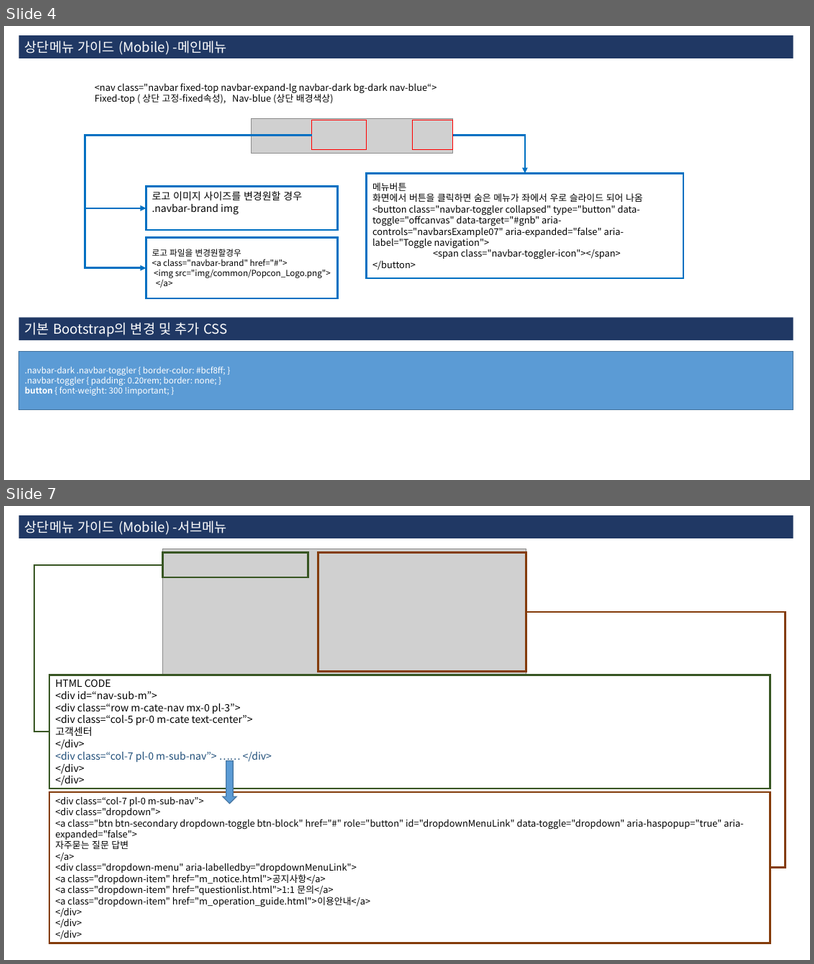
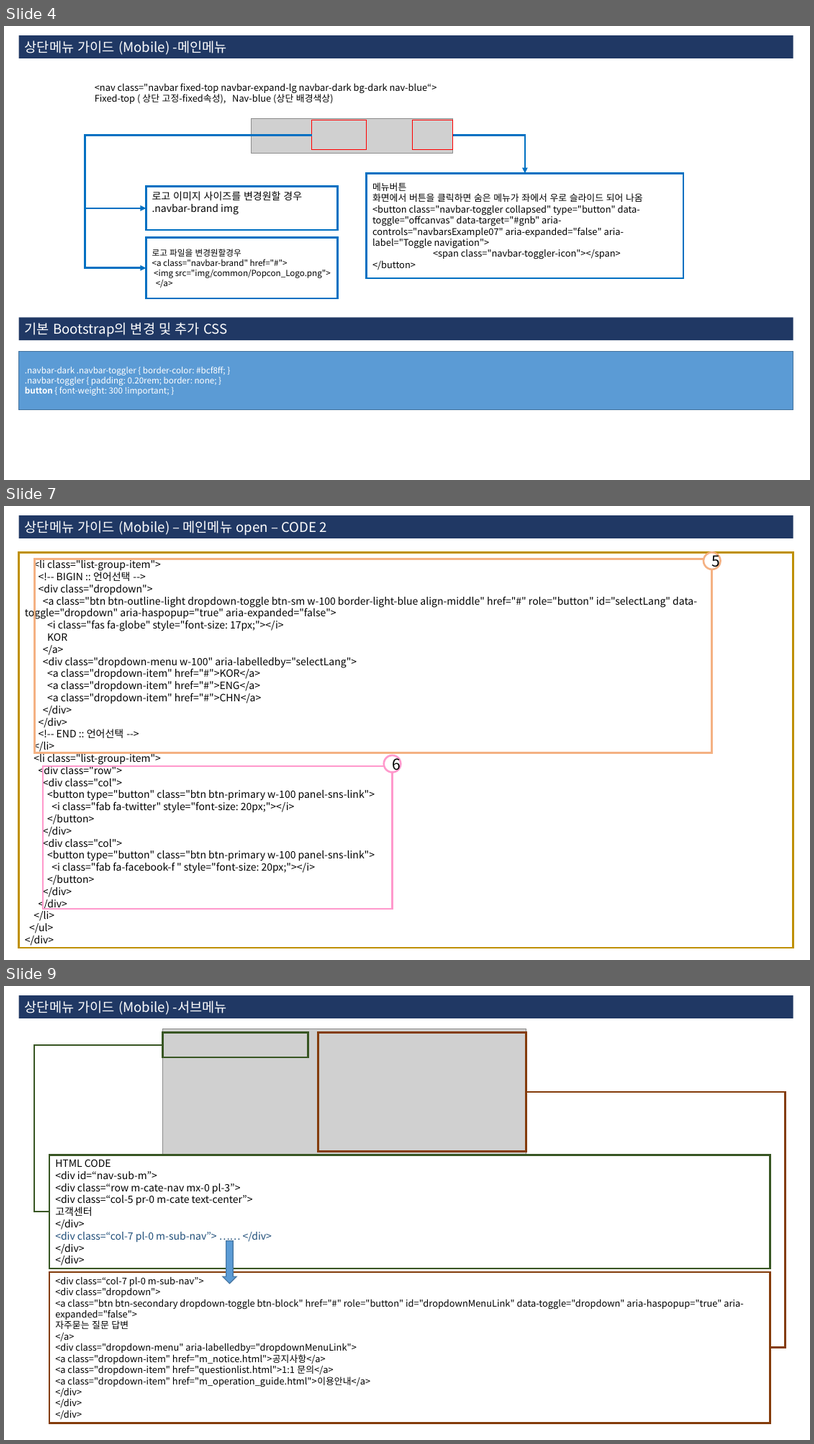
Before and after one commit to 3dwebart/html-publish, a slide deck: web/data/guide.pptx. Shown one above the other, each under a label of ours: slides 4 and 7 before the commit, slides 4, 7 and 9 after it; the slides between them are not shown. The pictures are 814x964 and 814x1444 pixels, drawn with LibreOffice and Linux fonts; fonts in the diff are those of the drawing; grey boxes stand for pictures. Boxes give left, top, right and bottom in pixels: in the first picture for what was removed or moved away, otherwise in the second. Text is boxed around its words. In the diff, an @@ line names an element or a change of style, - is before the commit and + after.

```diff
--- a/web/data/guide.pptx
+++ b/web/data/guide.pptx
@@ slide 7 added at (x1=4, y1=506, x2=810, y2=960), background #FFFFFF @@
@@ rectangle added at (x1=19, y1=515, x2=794, y2=538), fill #203864, 16 pt, text #FFFFFF @@
+상단메뉴 가이드 (Mobile) – 메인메뉴 open – CODE 2
@@ rectangle added at (x1=19, y1=553, x2=794, y2=947), fill #FFFFFF, outline #BF9000 2.25 pt, 12 pt, text #000000 @@
+<li class="list-group-item">
+<!-- BIGIN :: 언어선택 -->
+<div class="dropdown">
+<a class="btn btn-outline-light dropdown-toggle btn-sm w-100 border-light-blue align-middle" href="#" role="button" id="selectLang" data-toggle="dropdown" aria-haspopup="true" aria-expanded="false">
+<i class="fas fa-globe" style="font-size: 17px;"></i>
+KOR
+</a>
+<div class="dropdown-menu w-100" aria-labelledby="selectLang">
+<a class="dropdown-item" href="#">KOR</a>
+<a class="dropdown-item" href="#">ENG</a>
+<a class="dropdown-item" href="#">CHN</a>
+</div>
+</div>
+<!-- END :: 언어선택 -->
+</li>
+<li class="list-group-item">
+<div class="row">
+<div class="col">
+<button type="button" class="btn btn-primary w-100 panel-sns-link">
+<i class="fab fa-twitter" style="font-size: 20px;"></i>
+</button>
+</div>
+<div class="col">
+<button type="button" class="btn btn-primary w-100 panel-sns-link">
+<i class="fab fa-facebook-f " style="font-size: 20px;"></i>
+</button>
+</div>
+</div>
+</li>
+</ul>
+</div>
@@ rectangle added at (x1=35, y1=559, x2=712, y2=752), outline #F4B183 2.25 pt @@
@@ ellipse added at (x1=704, y1=553, x2=721, y2=569), fill #FFFFFF, outline #F4B183 2.25 pt, 18 pt, text #000000 @@
+5
@@ ellipse added at (x1=384, y1=755, x2=401, y2=772), fill #FFFFFF, outline #FF99CC 2.25 pt, 18 pt, text #000000 @@
+6
@@ rectangle added at (x1=43, y1=766, x2=392, y2=908), outline #FF99CC 2.25 pt @@
@@ what was slide 7 is now slide 9 @@
```
Also in this commit, not shown: 8 slides changed, 10 other slides added, 3 other files.
